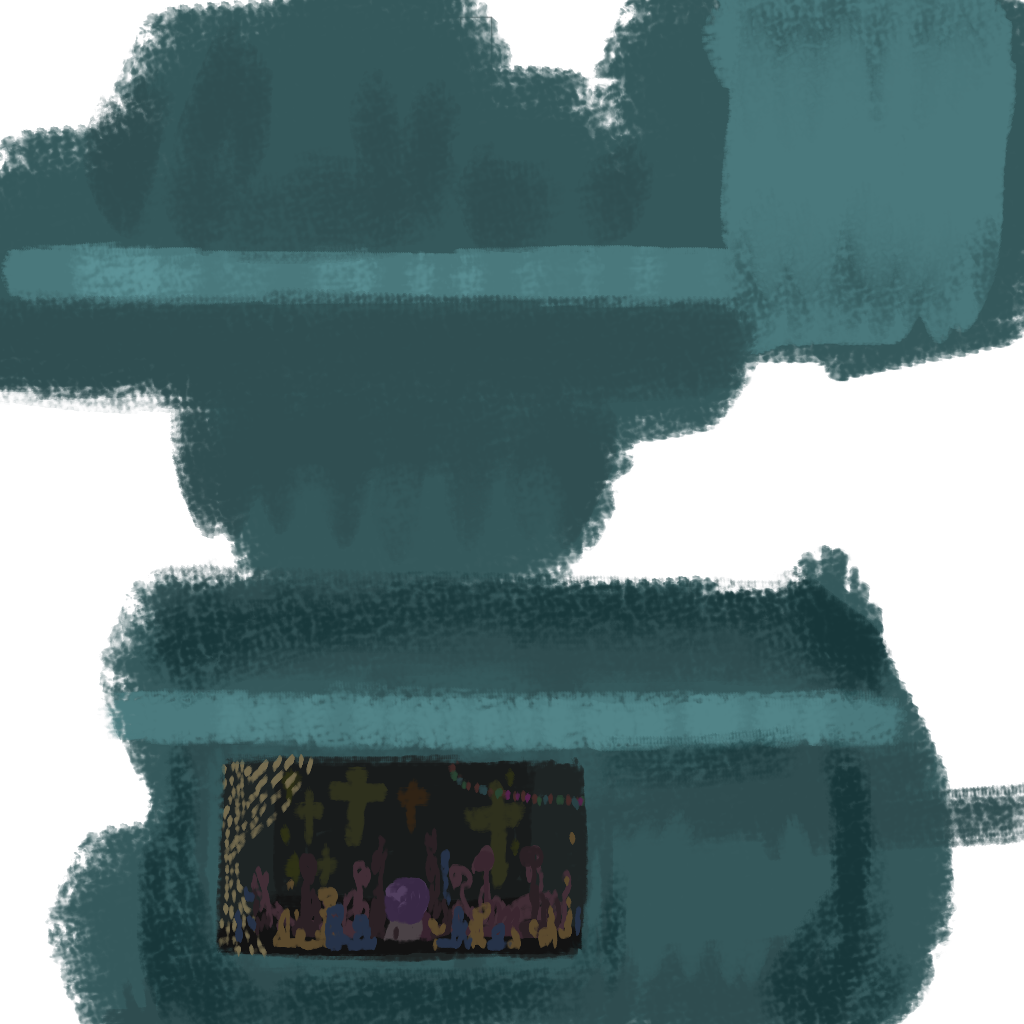
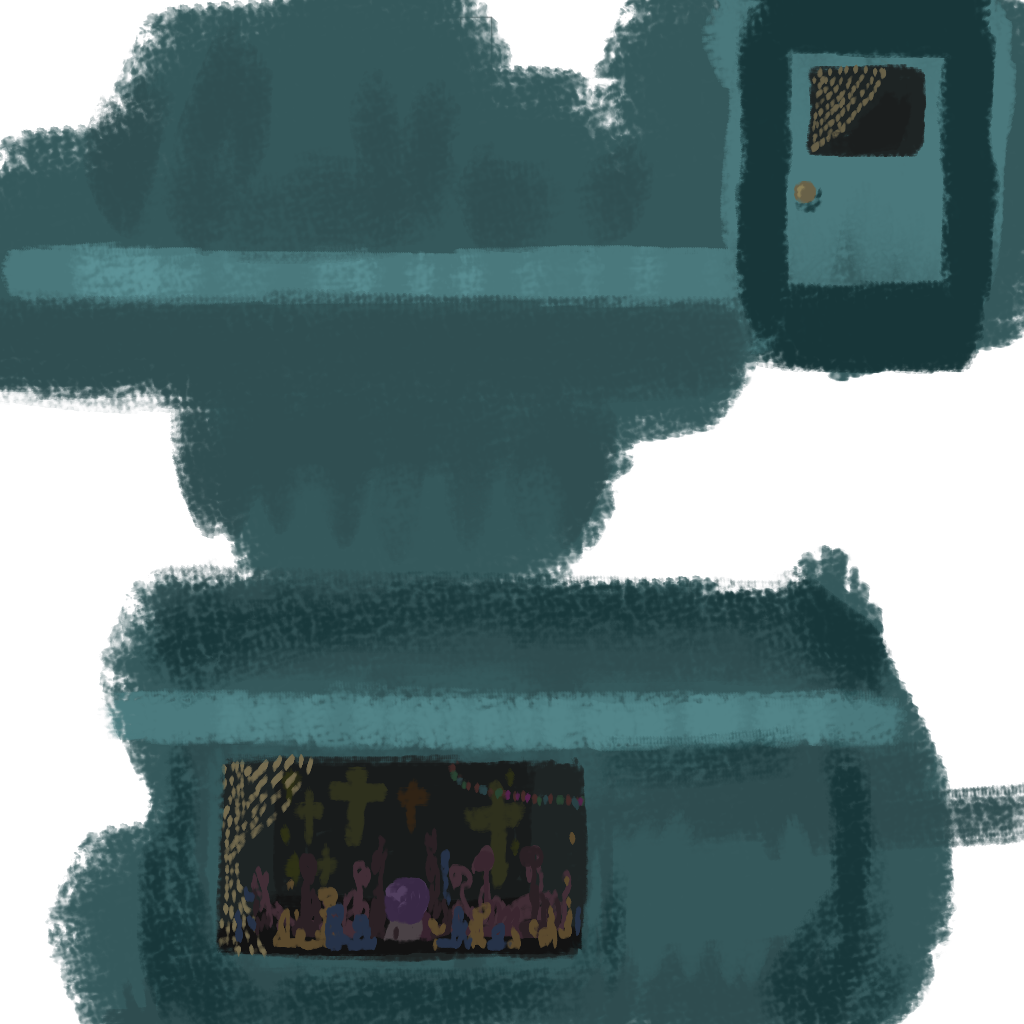
Layers edited between the first and the second 1024×1024 image:
painted on "Capa de pintura 1" over <box>734,0,1001,374</box>
